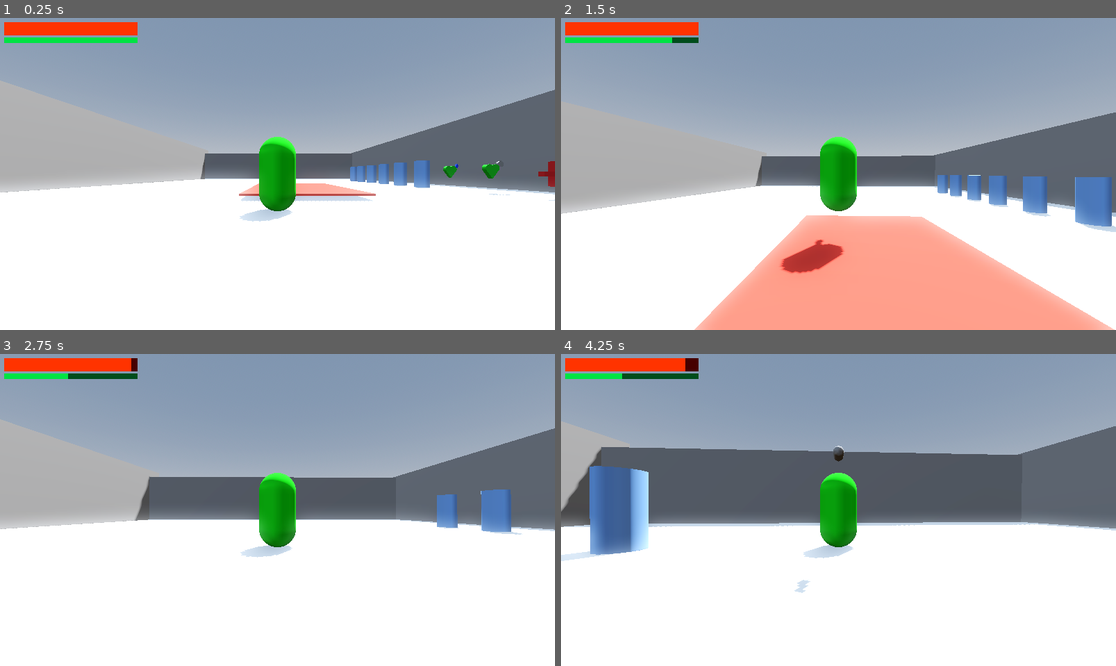
Above: before the commit, frames 1-4 (two rows, left to right).
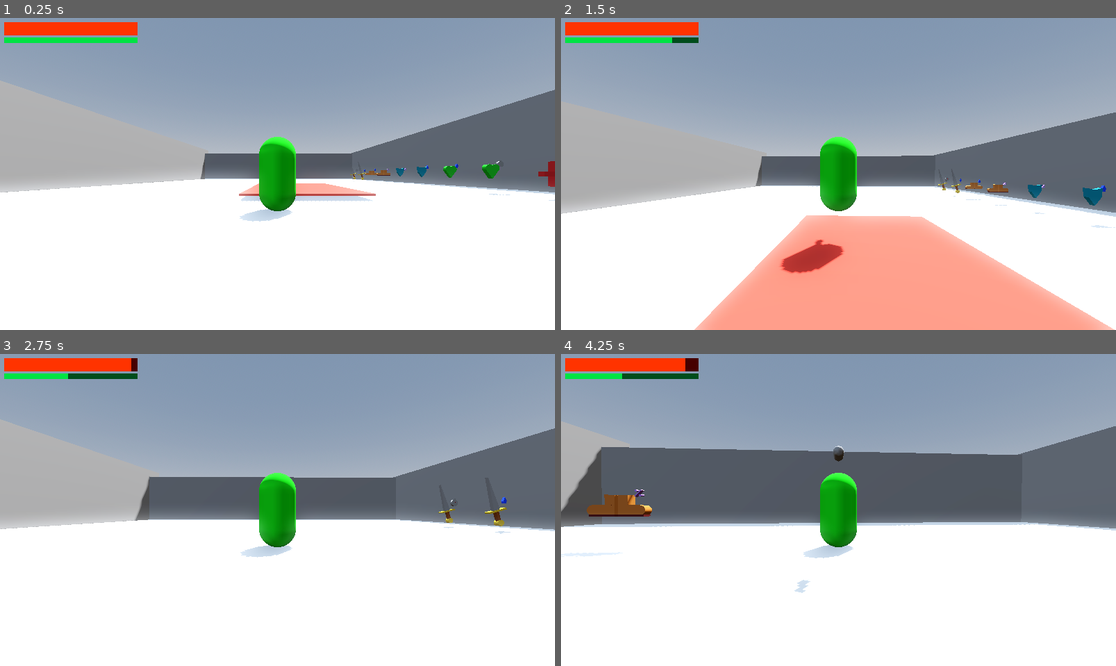
Above: after the commit, the same moments.

Repository: TylerPederson/effort
Game: Godot game, scene res://Spikes/sandbox_level_spikes.tscn
Same seed, same stepped clock (60 frames per second), same inputs: the game is played once before the commit and once after it. This scene is started directly instead of the project's main scene.
Inputs (mouse positions are in pixels of both pictures, inside the frame that each line leads up to):
- Up to frame 1 (0.25 s): no input
- Up to frame 2 (1.5 s): tap Enter (ui_accept) at 0.5 s; move the mouse to (866, 174) at 0.52 s; hold Right mouse button (combat_alternative) 0.53-1.28 s; hold W (move_forward) from 0.53 s (still down); tap Space (move_jump) at 0.77 s; move the mouse to (810, 174) at 1.27 s; click (810, 174) at 1.35 s
- Up to frame 3 (2.75 s): keep holding W (move_forward); tap Space (move_jump) at 1.52 s; move the mouse to (288, 503) at 2.02 s; hold Shift (move_sprint) from 2.03 s (still down)
- Up to frame 4 (4.25 s): keep holding W (move_forward); move the mouse to (832, 516) at 2.77 s; release Shift (move_sprint) at 2.78 s; right-click (832, 516) at 2.85 s; tap Space (move_jump) at 3.02, 3.77 s; move the mouse to (877, 513) at 3.52 s; press the mouse at (877, 513) at 3.53 s

The runs differ from the first frame. In frame 1, 0.8% of the frame differs, in the area x 63-78%, y 45-55%; in frame 2, 2.4%; in frame 3, 1.1%; in frame 4, 3.0%, in the area x 0-17%, y 35-67%.

Commit message:
Add the rest of the powerup models
All power ups now have a model, visually indicating which power up will be gained.

Diff:
--- /dev/null
+++ b/stats-and-combat/Collectible/Meshes/armor_flat_model.tscn
@@ -0,0 +1,58 @@
+[gd_scene load_steps=8 format=3 uid="uid://cxg8wpf4s854c"]
+
+[sub_resource type="StandardMaterial3D" id="StandardMaterial3D_jiq5i"]
+albedo_color = Color(0, 0.55250007, 0.65, 1)
+
+[sub_resource type="PrismMesh" id="PrismMesh_iwixs"]
+material = SubResource("StandardMaterial3D_jiq5i")
+size = Vector3(0.6, 0.405, 0.2)
+
+[sub_resource type="BoxMesh" id="BoxMesh_0ee33"]
+material = SubResource("StandardMaterial3D_jiq5i")
+size = Vector3(0.596, 0.37, 0.2)
+
+[sub_resource type="PrismMesh" id="PrismMesh_oxiyr"]
+material = SubResource("StandardMaterial3D_jiq5i")
+size = Vector3(0.32, 0.405, 0.2)
+
+[sub_resource type="StandardMaterial3D" id="StandardMaterial3D_dx7b4"]
+albedo_color = Color(0.13, 0.27499986, 1, 1)
+
+[sub_resource type="PrismMesh" id="PrismMesh_8gvpd"]
+material = SubResource("StandardMaterial3D_dx7b4")
+size = Vector3(0.2, 0.2, 0.1)
+
+[sub_resource type="BoxMesh" id="BoxMesh_nksht"]
+material = SubResource("StandardMaterial3D_dx7b4")
+size = Vector3(0.1, 0.1, 0.1)
+
+[node name="Armor_Flat_Model" type="Node3D"]
+
+[node name="ArmorBottom" type="MeshInstance3D" parent="."]
+transform = Transform3D(0.9, 0, 0, 0, -0.9, 1.3589622e-07, 0, -1.3589622e-07, -0.9, 0, -0.036623895, -1.5298985e-08)
+mesh = SubResource("PrismMesh_iwixs")
+skeleton = NodePath("")
+
+[node name="ArmorCenter" type="MeshInstance3D" parent="ArmorBottom"]
+transform = Transform3D(1, 0, 0, 0, 1, 0, 0, 0, 1, 0, -0.38343787, 3.3521204e-08)
+mesh = SubResource("BoxMesh_0ee33")
+skeleton = NodePath("")
+
+[node name="ArmorLeft" type="MeshInstance3D" parent="ArmorBottom"]
+transform = Transform3D(0.9659258, -0.25881904, 2.262668e-08, 0.25881904, 0.9659258, 2.978858e-09, -2.262668e-08, 2.978858e-09, 1, -0.24823606, -0.39557457, 3.458223e-08)
+mesh = SubResource("PrismMesh_oxiyr")
+skeleton = NodePath("")
+
+[node name="ArmorRight" type="MeshInstance3D" parent="ArmorBottom"]
+transform = Transform3D(0.9659258, 0.25881904, -2.262668e-08, -0.25881904, 0.9659258, 2.978858e-09, 2.262668e-08, 2.978858e-09, 1, 0.24597737, -0.39557457, 3.458223e-08)
+mesh = SubResource("PrismMesh_oxiyr")
+skeleton = NodePath("")
+
+[node name="ArrowHead" type="MeshInstance3D" parent="."]
+transform = Transform3D(0.9, 0, 0, 0, 0.9, 0, 0, 0, 0.9, 0.4266101, 0.561081, 0)
+mesh = SubResource("PrismMesh_8gvpd")
+
+[node name="ArrowBody" type="MeshInstance3D" parent="ArrowHead"]
+transform = Transform3D(1, 0, 0, 0, 1, 0, 0, 0, 1, 0, -0.1479575, 0)
+mesh = SubResource("BoxMesh_nksht")
+skeleton = NodePath("../..")
--- /dev/null
+++ b/stats-and-combat/Collectible/Meshes/armor_ratio_model.tscn
@@ -0,0 +1,65 @@
+[gd_scene load_steps=8 format=3 uid="uid://c1s4rmn3tjevo"]
+
+[sub_resource type="StandardMaterial3D" id="StandardMaterial3D_jiq5i"]
+albedo_color = Color(0, 0.55250007, 0.65, 1)
+
+[sub_resource type="PrismMesh" id="PrismMesh_iwixs"]
+material = SubResource("StandardMaterial3D_jiq5i")
+size = Vector3(0.6, 0.405, 0.2)
+
+[sub_resource type="BoxMesh" id="BoxMesh_0ee33"]
+material = SubResource("StandardMaterial3D_jiq5i")
+size = Vector3(0.596, 0.37, 0.2)
+
+[sub_resource type="PrismMesh" id="PrismMesh_oxiyr"]
+material = SubResource("StandardMaterial3D_jiq5i")
+size = Vector3(0.32, 0.405, 0.2)
+
+[sub_resource type="StandardMaterial3D" id="StandardMaterial3D_dx7b4"]
+albedo_color = Color(0.70600003, 0.51, 1, 1)
+
+[sub_resource type="BoxMesh" id="BoxMesh_nksht"]
+material = SubResource("StandardMaterial3D_dx7b4")
+size = Vector3(0.03, 0.25, 0.1)
+
+[sub_resource type="CylinderMesh" id="CylinderMesh_c2r0b"]
+material = SubResource("StandardMaterial3D_dx7b4")
+top_radius = 0.03
+bottom_radius = 0.03
+height = 0.1
+
+[node name="Armor_Ratio_Model" type="Node3D"]
+
+[node name="ArmorBottom" type="MeshInstance3D" parent="."]
+transform = Transform3D(0.9, 0, 0, 0, -0.9, 1.3589622e-07, 0, -1.3589622e-07, -0.9, 0, -0.036623895, -1.5298985e-08)
+mesh = SubResource("PrismMesh_iwixs")
+skeleton = NodePath("")
+
+[node name="ArmorCenter" type="MeshInstance3D" parent="ArmorBottom"]
+transform = Transform3D(1, 0, 0, 0, 1, 0, 0, 0, 1, 0, -0.38343787, 3.3521204e-08)
+mesh = SubResource("BoxMesh_0ee33")
+skeleton = NodePath("")
+
+[node name="ArmorLeft" type="MeshInstance3D" parent="ArmorBottom"]
+transform = Transform3D(0.9659258, -0.25881904, 2.262668e-08, 0.25881904, 0.9659258, 2.978858e-09, -2.262668e-08, 2.978858e-09, 1, -0.24823606, -0.39557457, 3.458223e-08)
+mesh = SubResource("PrismMesh_oxiyr")
+skeleton = NodePath("")
+
+[node name="ArmorRight" type="MeshInstance3D" parent="ArmorBottom"]
+transform = Transform3D(0.9659258, 0.25881904, -2.262668e-08, -0.25881904, 0.9659258, 2.978858e-09, 2.262668e-08, 2.978858e-09, 1, 0.24597737, -0.39557457, 3.458223e-08)
+mesh = SubResource("PrismMesh_oxiyr")
+skeleton = NodePath("")
+
+[node name="PercentLine" type="MeshInstance3D" parent="."]
+transform = Transform3D(0.63639605, 0.63639605, 0, -0.63639605, 0.63639605, 0, 0, 0, 0.9, 0.4266101, 0.42791924, 0)
+mesh = SubResource("BoxMesh_nksht")
+
+[node name="PercentDot1" type="MeshInstance3D" parent="PercentLine"]
+transform = Transform3D(0.70710677, 3.090862e-08, 0.70710677, 0.70710677, -3.090862e-08, -0.70710677, 0, 1, -4.3711392e-08, -0.08562863, 0.010695219, 0)
+mesh = SubResource("CylinderMesh_c2r0b")
+skeleton = NodePath("../..")
+
+[node name="PercentDot2" type="MeshInstance3D" parent="PercentLine"]
+transform = Transform3D(0.7071067, 3.0908616e-08, 0.7071067, 0.7071067, -3.0908616e-08, -0.7071067, 0, 1, -4.3711392e-08, 0.08403385, 0.006611705, 0)
+mesh = SubResource("CylinderMesh_c2r0b")
+skeleton = NodePath("../..")
--- /dev/null
+++ b/stats-and-combat/Collectible/Meshes/damage_boost_model.tscn
@@ -0,0 +1,74 @@
+[gd_scene load_steps=11 format=3 uid="uid://dihla71qhvnm5"]
+
+[sub_resource type="StandardMaterial3D" id="StandardMaterial3D_r8f4l"]
+albedo_color = Color(0.5332664, 0.24933302, 0, 1)
+
+[sub_resource type="CylinderMesh" id="CylinderMesh_syipg"]
+material = SubResource("StandardMaterial3D_r8f4l")
+top_radius = 0.1
+bottom_radius = 0.1
+height = 0.6
+
+[sub_resource type="StandardMaterial3D" id="StandardMaterial3D_icv2v"]
+albedo_color = Color(0.9, 0.74700004, 0.13499998, 1)
+
+[sub_resource type="CylinderMesh" id="CylinderMesh_i4xml"]
+material = SubResource("StandardMaterial3D_icv2v")
+top_radius = 0.15
+bottom_radius = 0.15
+height = 0.21
+
+[sub_resource type="StandardMaterial3D" id="StandardMaterial3D_0pcj0"]
+albedo_color = Color(0.581033, 0.58103293, 0.5810329, 1)
+
+[sub_resource type="PrismMesh" id="PrismMesh_uvyao"]
+material = SubResource("StandardMaterial3D_0pcj0")
+size = Vector3(0.315, 1.7, 0.15)
+
+[sub_resource type="BoxMesh" id="BoxMesh_efgwr"]
+material = SubResource("StandardMaterial3D_icv2v")
+size = Vector3(0.08, 0.855, 0.255)
+
+[sub_resource type="StandardMaterial3D" id="StandardMaterial3D_dx7b4"]
+albedo_color = Color(0.13, 0.27499986, 1, 1)
+
+[sub_resource type="PrismMesh" id="PrismMesh_dyhfm"]
+material = SubResource("StandardMaterial3D_dx7b4")
+size = Vector3(0.2, 0.2, 0.1)
+
+[sub_resource type="BoxMesh" id="BoxMesh_m5okm"]
+material = SubResource("StandardMaterial3D_dx7b4")
+size = Vector3(0.1, 0.1, 0.1)
+
+[node name="Damage_Boost_Model" type="Node3D"]
+
+[node name="Sword" type="Node3D" parent="."]
+
+[node name="Handle" type="MeshInstance3D" parent="Sword"]
+transform = Transform3D(0.9659258, -0.25881904, 0, 0.25881904, 0.9659258, 0, 0, 0, 1, 0.078526445, -0.29306468, 0)
+mesh = SubResource("CylinderMesh_syipg")
+skeleton = NodePath("../..")
+
+[node name="Pommel" type="MeshInstance3D" parent="Sword"]
+transform = Transform3D(0.96592593, 0, 0.25881907, 0.25881907, -2.9802322e-08, -0.9659259, -2.9802322e-08, 1, -4.371139e-08, 0.15844032, -0.5913073, 0.0010361541)
+mesh = SubResource("CylinderMesh_i4xml")
+skeleton = NodePath("../..")
+
+[node name="Blade" type="MeshInstance3D" parent="Sword"]
+transform = Transform3D(0.9659258, -0.25881904, 0, 0.25881904, 0.9659258, 0, 0, 0, 1, -0.2172058, 0.81062293, 0)
+mesh = SubResource("PrismMesh_uvyao")
+skeleton = NodePath("../..")
+
+[node name="Crossgaurd" type="MeshInstance3D" parent="Sword"]
+transform = Transform3D(0.258819, 0.9659258, 0, -0.9659258, 0.258819, 0, 0, 0, 1, 0, 0, -0.0042219013)
+mesh = SubResource("BoxMesh_efgwr")
+skeleton = NodePath("../..")
+
+[node name="ArrowHead" type="MeshInstance3D" parent="."]
+transform = Transform3D(1, 0, 0, 0, 1, 0, 0, 0, 1, 0.4266101, 0.561081, 0)
+mesh = SubResource("PrismMesh_dyhfm")
+
+[node name="ArrowBody" type="MeshInstance3D" parent="ArrowHead"]
+transform = Transform3D(1, 0, 0, 0, 1, 0, 0, 0, 1, 0, -0.1479575, 0)
+mesh = SubResource("BoxMesh_m5okm")
+skeleton = NodePath("../..")
--- /dev/null
+++ b/stats-and-combat/Collectible/Meshes/damage_cooldown_model.tscn
@@ -0,0 +1,83 @@
+[gd_scene load_steps=12 format=3 uid="uid://ckqlv6pjuw4aa"]
+
+[sub_resource type="CylinderMesh" id="CylinderMesh_0wxip"]
+top_radius = 0.2
+bottom_radius = 0.2
+height = 0.1
+
+[sub_resource type="BoxMesh" id="BoxMesh_tv45n"]
+size = Vector3(0.1, 0.1, 0.1)
+
+[sub_resource type="StandardMaterial3D" id="StandardMaterial3D_n8cao"]
+albedo_color = Color(1, 0, 0, 1)
+
+[sub_resource type="PrismMesh" id="PrismMesh_jhwx6"]
+material = SubResource("StandardMaterial3D_n8cao")
+size = Vector3(0.02, 0.1, 0.12)
+
+[sub_resource type="StandardMaterial3D" id="StandardMaterial3D_r8f4l"]
+albedo_color = Color(0.5332664, 0.24933302, 0, 1)
+
+[sub_resource type="CylinderMesh" id="CylinderMesh_syipg"]
+material = SubResource("StandardMaterial3D_r8f4l")
+top_radius = 0.1
+bottom_radius = 0.1
+height = 0.6
+
+[sub_resource type="StandardMaterial3D" id="StandardMaterial3D_icv2v"]
+albedo_color = Color(0.9, 0.74700004, 0.13499998, 1)
+
+[sub_resource type="CylinderMesh" id="CylinderMesh_i4xml"]
+material = SubResource("StandardMaterial3D_icv2v")
+top_radius = 0.15
+bottom_radius = 0.15
+height = 0.21
+
+[sub_resource type="StandardMaterial3D" id="StandardMaterial3D_0pcj0"]
+albedo_color = Color(0.581033, 0.58103293, 0.5810329, 1)
+
+[sub_resource type="PrismMesh" id="PrismMesh_uvyao"]
+material = SubResource("StandardMaterial3D_0pcj0")
+size = Vector3(0.315, 1.7, 0.15)
+
+[sub_resource type="BoxMesh" id="BoxMesh_efgwr"]
+material = SubResource("StandardMaterial3D_icv2v")
+size = Vector3(0.08, 0.855, 0.255)
+
+[node name="Damage_Cooldown_Model" type="Node3D"]
+
+[node name="ClockCircle" type="MeshInstance3D" parent="."]
+transform = Transform3D(1, 0, 0, 0, -4.371139e-08, -1, 0, 1, -4.371139e-08, 0.47360218, 0.5083261, 0)
+mesh = SubResource("CylinderMesh_0wxip")
+
+[node name="ClockTop" type="MeshInstance3D" parent="ClockCircle"]
+transform = Transform3D(1, 0, 0, 0, -4.371139e-08, 1, 0, -1, -4.371139e-08, 0.0031692088, -9.458924e-09, -0.21639496)
+mesh = SubResource("BoxMesh_tv45n")
+skeleton = NodePath("../..")
+
+[node name="ClockArrow" type="MeshInstance3D" parent="ClockCircle"]
+transform = Transform3D(0.9051315, 0.4251317, 0, 1.8583098e-08, -3.9564554e-08, 1, 0.4251317, -0.9051315, -4.371139e-08, 0.04376173, -3.714936e-09, -0.08498782)
+mesh = SubResource("PrismMesh_jhwx6")
+skeleton = NodePath("../..")
+
+[node name="Sword" type="Node3D" parent="."]
+
+[node name="Handle" type="MeshInstance3D" parent="Sword"]
+transform = Transform3D(0.9659258, -0.25881904, 0, 0.25881904, 0.9659258, 0, 0, 0, 1, 0.078526445, -0.29306468, 0)
+mesh = SubResource("CylinderMesh_syipg")
+skeleton = NodePath("../..")
+
+[node name="Pommel" type="MeshInstance3D" parent="Sword"]
+transform = Transform3D(0.96592593, 0, 0.25881907, 0.25881907, -2.9802322e-08, -0.9659259, -2.9802322e-08, 1, -4.371139e-08, 0.15844032, -0.5913073, 0.0010361541)
+mesh = SubResource("CylinderMesh_i4xml")
+skeleton = NodePath("../..")
+
+[node name="Blade" type="MeshInstance3D" parent="Sword"]
+transform = Transform3D(0.9659258, -0.25881904, 0, 0.25881904, 0.9659258, 0, 0, 0, 1, -0.2172058, 0.81062293, 0)
+mesh = SubResource("PrismMesh_uvyao")
+skeleton = NodePath("../..")
+
+[node name="Crossgaurd" type="MeshInstance3D" parent="Sword"]
+transform = Transform3D(0.258819, 0.9659258, 0, -0.9659258, 0.258819, 0, 0, 0, 1, 0, 0, -0.0042219013)
+mesh = SubResource("BoxMesh_efgwr")
+skeleton = NodePath("../..")
--- /dev/null
+++ b/stats-and-combat/Collectible/Meshes/sprint_ratio_model.tscn
@@ -0,0 +1,94 @@
+[gd_scene load_steps=10 format=3 uid="uid://blfdmnj8n0cmo"]
+
+[sub_resource type="StandardMaterial3D" id="StandardMaterial3D_dx7b4"]
+albedo_color = Color(0.70600003, 0.51, 1, 1)
+
+[sub_resource type="BoxMesh" id="BoxMesh_nksht"]
+material = SubResource("StandardMaterial3D_dx7b4")
+size = Vector3(0.03, 0.25, 0.1)
+
+[sub_resource type="CylinderMesh" id="CylinderMesh_c2r0b"]
+material = SubResource("StandardMaterial3D_dx7b4")
+top_radius = 0.03
+bottom_radius = 0.03
+height = 0.1
+
+[sub_resource type="StandardMaterial3D" id="StandardMaterial3D_6h1cd"]
+albedo_color = Color(0.81, 0.47736, 0.18630001, 1)
+
+[sub_resource type="BoxMesh" id="BoxMesh_nn3wp"]
+material = SubResource("StandardMaterial3D_6h1cd")
+size = Vector3(0.5, 0.255, 0.2)
+
+[sub_resource type="CylinderMesh" id="CylinderMesh_swgwp"]
+material = SubResource("StandardMaterial3D_6h1cd")
+top_radius = 0.127
+bottom_radius = 0.127
+height = 0.2
+
+[sub_resource type="BoxMesh" id="BoxMesh_qra8r"]
+material = SubResource("StandardMaterial3D_6h1cd")
+size = Vector3(0.225, 0.255, 0.2)
+
+[sub_resource type="StandardMaterial3D" id="StandardMaterial3D_nn3wp"]
+albedo_color = Color(0.36, 0.053999994, 0.053999994, 1)
+
+[sub_resource type="BoxMesh" id="BoxMesh_1pygg"]
+material = SubResource("StandardMaterial3D_nn3wp")
+size = Vector3(0.595, 0.05, 0.201)
+
+[node name="Sprint_Ratio_Model" type="Node3D"]
+
+[node name="PercentLine" type="MeshInstance3D" parent="."]
+transform = Transform3D(0.63639605, 0.63639605, 0, -0.63639605, 0.63639605, 0, 0, 0, 0.9, 0.4266101, 0.42791924, 0)
+mesh = SubResource("BoxMesh_nksht")
+
+[node name="PercentDot1" type="MeshInstance3D" parent="PercentLine"]
+transform = Transform3D(0.70710677, 3.090862e-08, 0.70710677, 0.70710677, -3.090862e-08, -0.70710677, 0, 1, -4.3711392e-08, -0.08562863, 0.010695219, 0)
+mesh = SubResource("CylinderMesh_c2r0b")
+skeleton = NodePath("../..")
+
+[node name="PercentDot2" type="MeshInstance3D" parent="PercentLine"]
+transform = Transform3D(0.7071067, 3.0908616e-08, 0.7071067, 0.7071067, -3.0908616e-08, -0.7071067, 0, 1, -4.3711392e-08, 0.08403385, 0.006611705, 0)
+mesh = SubResource("CylinderMesh_c2r0b")
+skeleton = NodePath("../..")
+
+[node name="Boots" type="Node3D" parent="."]
+
+[node name="LeftBootSole" type="MeshInstance3D" parent="Boots"]
+transform = Transform3D(1, 0, 0, 0, 1, 0, 0, 0, 1, -0.3159032, 0.0023247898, 0)
+mesh = SubResource("BoxMesh_nn3wp")
+skeleton = NodePath("../..")
+
+[node name="LeftBootToe" type="MeshInstance3D" parent="Boots/LeftBootSole"]
+transform = Transform3D(1, 0, 0, 0, -4.371139e-08, -1, 0, 1, -4.371139e-08, -0.24693638, 0, 0)
+mesh = SubResource("CylinderMesh_swgwp")
+
+[node name="LeftBootHeel" type="MeshInstance3D" parent="Boots/LeftBootSole"]
+transform = Transform3D(1, 0, 0, 0, 1, 0, 0, 0, 1, 0.13829751, 0.25220117, 0)
+mesh = SubResource("BoxMesh_qra8r")
+skeleton = NodePath("../../..")
+
+[node name="LeftBootBottom" type="MeshInstance3D" parent="Boots/LeftBootSole"]
+transform = Transform3D(1, 0, 0, 0, 1, 0, 0, 0, 1, -0.038614094, -0.13095924, 0)
+mesh = SubResource("BoxMesh_1pygg")
+skeleton = NodePath("../../..")
+
+[node name="RightBootSole" type="MeshInstance3D" parent="Boots"]
+transform = Transform3D(-1, 0, 0, 0, 1, 0, 0, 0, 1, 0.27108407, 0.0023247898, 0)
+mesh = SubResource("BoxMesh_nn3wp")
+skeleton = NodePath("../..")
+
+[node name="RightBootToe" type="MeshInstance3D" parent="Boots/RightBootSole"]
+transform = Transform3D(1, 0, 0, 0, -4.371139e-08, -1, 0, 1, -4.371139e-08, -0.24693638, 0, 0)
+mesh = SubResource("CylinderMesh_swgwp")
+
+[node name="RightBootHeel" type="MeshInstance3D" parent="Boots/RightBootSole"]
+transform = Transform3D(1, 0, 0, 0, 1, 0, 0, 0, 1, 0.13829751, 0.25220117, 0)
+mesh = SubResource("BoxMesh_qra8r")
+skeleton = NodePath("../../..")
+
+[node name="RightBootBottom" type="MeshInstance3D" parent="Boots/RightBootSole"]
+transform = Transform3D(-1, 0, 0, 0, 1, 0, 0, 0, 1, -0.04209596, -0.13095924, 0)
+mesh = SubResource("BoxMesh_1pygg")
+skeleton = NodePath("../../..")
--- /dev/null
+++ b/stats-and-combat/Collectible/Meshes/sprint_speed_model.tscn
@@ -0,0 +1,87 @@
+[gd_scene load_steps=10 format=3 uid="uid://cs7ste6an4qcv"]
+
+[sub_resource type="StandardMaterial3D" id="StandardMaterial3D_6h1cd"]
+albedo_color = Color(0.81, 0.47736, 0.18630001, 1)
+
+[sub_resource type="BoxMesh" id="BoxMesh_rkvo6"]
+material = SubResource("StandardMaterial3D_6h1cd")
+size = Vector3(0.5, 0.255, 0.2)
+
+[sub_resource type="CylinderMesh" id="CylinderMesh_37xbx"]
+material = SubResource("StandardMaterial3D_6h1cd")
+top_radius = 0.127
+bottom_radius = 0.127
+height = 0.2
+
+[sub_resource type="BoxMesh" id="BoxMesh_e3486"]
+material = SubResource("StandardMaterial3D_6h1cd")
+size = Vector3(0.225, 0.255, 0.2)
+
+[sub_resource type="StandardMaterial3D" id="StandardMaterial3D_icihj"]
+albedo_color = Color(0.36, 0.053999994, 0.053999994, 1)
+
+[sub_resource type="BoxMesh" id="BoxMesh_6w5ku"]
+material = SubResource("StandardMaterial3D_icihj")
+size = Vector3(0.595, 0.05, 0.201)
+
+[sub_resource type="StandardMaterial3D" id="StandardMaterial3D_dx7b4"]
+albedo_color = Color(0.13, 0.27499986, 1, 1)
+
+[sub_resource type="PrismMesh" id="PrismMesh_aniui"]
+material = SubResource("StandardMaterial3D_dx7b4")
+size = Vector3(0.2, 0.2, 0.1)
+
+[sub_resource type="BoxMesh" id="BoxMesh_4wp3e"]
+material = SubResource("StandardMaterial3D_dx7b4")
+size = Vector3(0.1, 0.1, 0.1)
+
+[node name="Sprint_Speed_Model" type="Node3D"]
+
+[node name="Boots" type="Node3D" parent="."]
+
+[node name="LeftBootSole" type="MeshInstance3D" parent="Boots"]
+transform = Transform3D(1, 0, 0, 0, 1, 0, 0, 0, 1, -0.3159032, 0.0023247898, 0)
+mesh = SubResource("BoxMesh_rkvo6")
+skeleton = NodePath("../..")
+
+[node name="LeftBootToe" type="MeshInstance3D" parent="Boots/LeftBootSole"]
+transform = Transform3D(1, 0, 0, 0, -4.371139e-08, -1, 0, 1, -4.371139e-08, -0.24693638, 0, 0)
+mesh = SubResource("CylinderMesh_37xbx")
+
+[node name="LeftBootHeel" type="MeshInstance3D" parent="Boots/LeftBootSole"]
+transform = Transform3D(1, 0, 0, 0, 1, 0, 0, 0, 1, 0.13829751, 0.25220117, 0)
+mesh = SubResource("BoxMesh_e3486")
+skeleton = NodePath("../../..")
+
+[node name="LeftBootBottom" type="MeshInstance3D" parent="Boots/LeftBootSole"]
+transform = Transform3D(1, 0, 0, 0, 1, 0, 0, 0, 1, -0.038614094, -0.13095924, 0)
+mesh = SubResource("BoxMesh_6w5ku")
+skeleton = NodePath("../../..")
+
+[node name="RightBootSole" type="MeshInstance3D" parent="Boots"]
+transform = Transform3D(-1, 0, 0, 0, 1, 0, 0, 0, 1, 0.27108407, 0.0023247898, 0)
+mesh = SubResource("BoxMesh_rkvo6")
+skeleton = NodePath("../..")
+
+[node name="RightBootToe" type="MeshInstance3D" parent="Boots/RightBootSole"]
+transform = Transform3D(1, 0, 0, 0, -4.371139e-08, -1, 0, 1, -4.371139e-08, -0.24693638, 0, 0)
+mesh = SubResource("CylinderMesh_37xbx")
+
+[node name="RightBootHeel" type="MeshInstance3D" parent="Boots/RightBootSole"]
+transform = Transform3D(1, 0, 0, 0, 1, 0, 0, 0, 1, 0.13829751, 0.25220117, 0)
+mesh = SubResource("BoxMesh_e3486")
+skeleton = NodePath("../../..")
+
+[node name="RightBootBottom" type="MeshInstance3D" parent="Boots/RightBootSole"]
+transform = Transform3D(-1, 0, 0, 0, 1, 0, 0, 0, 1, -0.04209596, -0.13095924, 0)
+mesh = SubResource("BoxMesh_6w5ku")
+skeleton = NodePath("../../..")
+
+[node name="ArrowHead" type="MeshInstance3D" parent="."]
+transform = Transform3D(0.9, 0, 0, 0, 0.9, 0, 0, 0, 0.9, 0.4266101, 0.561081, 0)
+mesh = SubResource("PrismMesh_aniui")
+
+[node name="ArrowBody" type="MeshInstance3D" parent="ArrowHead"]
+transform = Transform3D(1, 0, 0, 0, 1, 0, 0, 0, 1, 0, -0.1479575, 0)
+mesh = SubResource("BoxMesh_4wp3e")
+skeleton = NodePath("../..")
--- a/stats-and-combat/Collectible/collectible.gd
+++ b/stats-and-combat/Collectible/collectible.gd
@@ -33,6 +33,13 @@
 const HEALTH_BOOST_MODEL = preload("res://stats-and-combat/Collectible/Meshes/health_boost_model.tscn")
 const STAMINA_BOOST_MODEL = preload("res://stats-and-combat/Collectible/Meshes/stamina_boost_model.tscn")
 const STAMINA_REGEN_MODEL = preload("res://stats-and-combat/Collectible/Meshes/stamina_regen_model.tscn")
+const ARMOR_FLAT_MODEL = preload("res://stats-and-combat/Collectible/Meshes/armor_flat_model.tscn")
+const ARMOR_RATIO_MODEL = preload("res://stats-and-combat/Collectible/Meshes/armor_ratio_model.tscn")
+const SPRINT_RATIO_MODEL = preload("res://stats-and-combat/Collectible/Meshes/sprint_ratio_model.tscn")
+const SPRINT_SPEED_MODEL = preload("res://stats-and-combat/Collectible/Meshes/sprint_speed_model.tscn")
+const DAMAGE_BOOST_MODEL = preload("res://stats-and-combat/Collectible/Meshes/damage_boost_model.tscn")
+const DAMAGE_COOLDOWN_MODEL = preload("res://stats-and-combat/Collectible/Meshes/damage_cooldown_model.tscn")
+
 
 
 @export var type : TYPE = TYPE.HP_REGEN
@@ -56,6 +63,18 @@
 			%Model.add_child(STAMINA_BOOST_MODEL.instantiate())
 		TYPE.STAMINA_REGEN:
 			%Model.add_child(STAMINA_REGEN_MODEL.instantiate())
+		TYPE.BONUS_FLAT_ARMOR:
+			%Model.add_child(ARMOR_FLAT_MODEL.instantiate())
+		TYPE.BONUS_RATIO_ARMOR:
+			%Model.add_child(ARMOR_RATIO_MODEL.instantiate())
+		TYPE.SPRINT_USE_RATIO:
+			%Model.add_child(SPRINT_RATIO_MODEL.instantiate())
+		TYPE.SPRINT_SPEED_BOOST:
+			%Model.add_child(SPRINT_SPEED_MODEL.instantiate())
+		TYPE.DAMAGE_BOOST:
+			%Model.add_child(DAMAGE_BOOST_MODEL.instantiate())
+		TYPE.DAMAGE_COOLDOWN:
+			%Model.add_child(DAMAGE_COOLDOWN_MODEL.instantiate())
 		_:
 			%MeshInstance3D.visible = true
 
